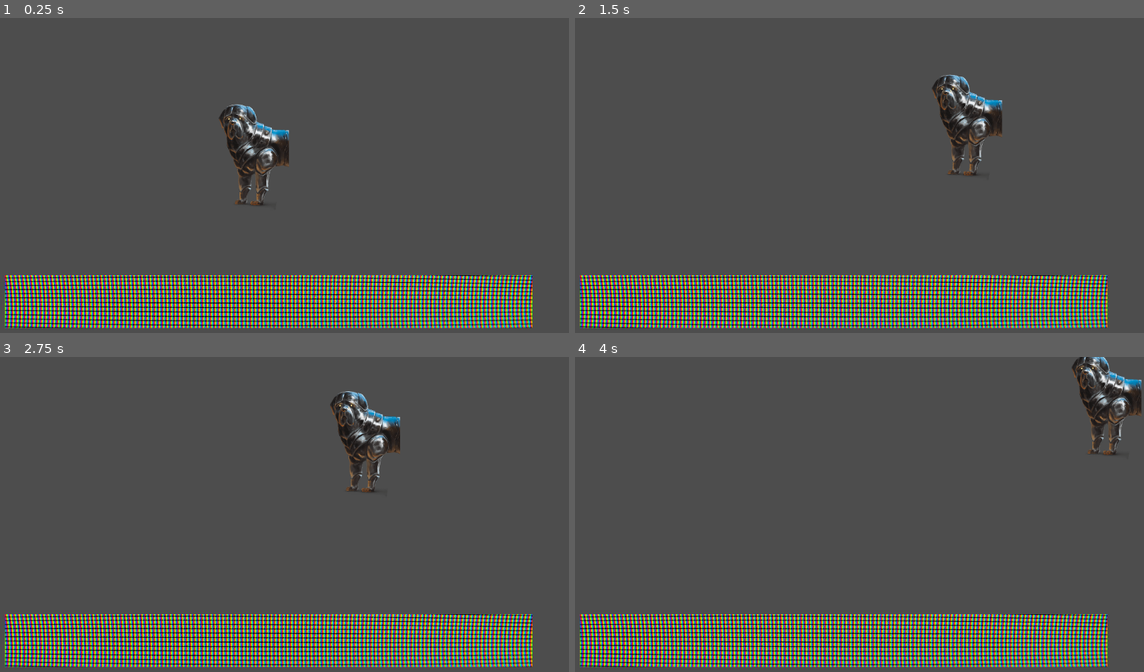
Above: before the commit, frames 1-4 (two rows, left to right).
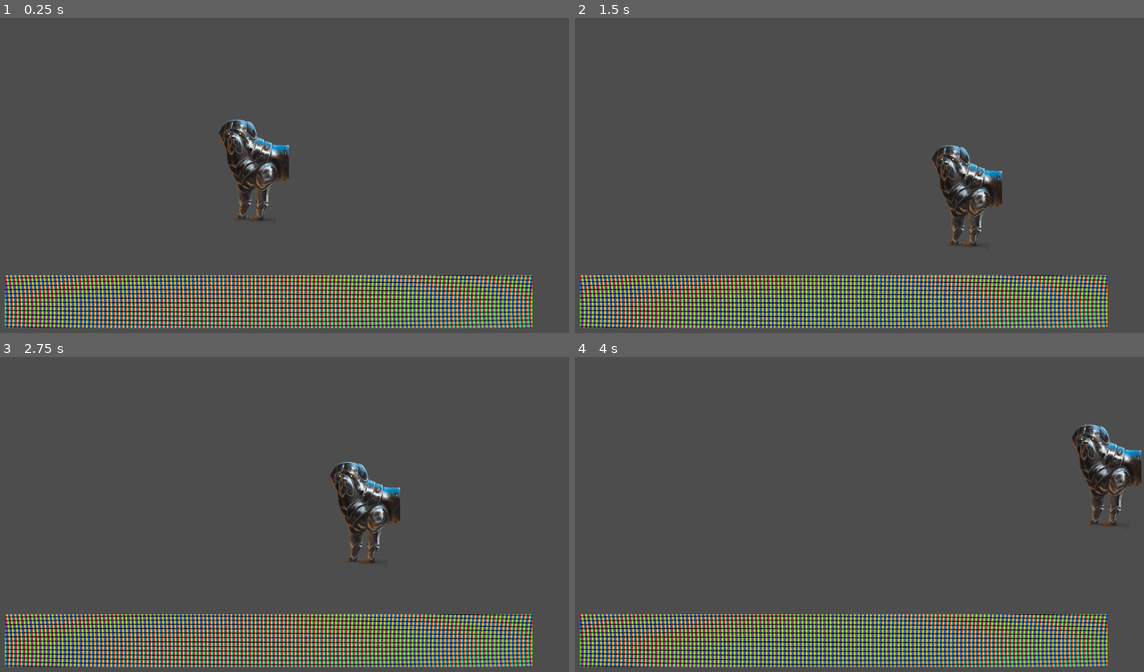
Above: after the commit, the same moments.

Repository: RowdyTS/Anxious-Architect
Game: Godot game, scene res://testscene.tscn
The game is run twice, just before and just after one commit, with the same random seed, the same clock (stepped at 60 frames per second) and the same inputs.
Inputs:
- Up to frame 1 (0.25 s): no input
- Up to frame 2 (1.5 s): hold D (right) from 0.53 s (still down); tap W (up) at 0.6, 0.77, 1.07, 1.35 s
- Up to frame 3 (2.75 s): tap W (up) at 1.52, 1.82, 2.1 s; release D (right) at 2.03 s; hold A (left) from 2.03 s (still down)
- Up to frame 4 (4 s): release A (left) at 2.78 s; hold D (right) from 2.78 s (still down); tap W (up) at 2.85, 3.02, 3.32, 3.6, 3.77 s

The runs differ from the first frame. In frame 1, 2.1% of the frame differs, in the area x 38-51%, y 27-65%; in frame 2, 3.4%; in frame 3, 3.4%, in the area x 58-71%, y 10-66%; in frame 4, 3.4%.

Commit message:
Update character_body_2d.gd
gravity sort of works, jumping is weird

Diff:
--- a/basic-frame/character_body_2d.gd
+++ b/basic-frame/character_body_2d.gd
@@ -4,15 +4,21 @@
 const SPEED = 300.0
 const JUMP_VELOCITY = -400.0
 
-func get_input():
-	var input_direction = Input.get_vector("left", "right", "up", "down")
-	velocity = input_direction * SPEED
-
 func _physics_process(delta: float) -> void:
 	# Add the gravity.
 	if not is_on_floor():
 		velocity += get_gravity() * delta
 
-	get_input()
+	# Handle jump.
+	if Input.is_action_just_pressed("up") and is_on_floor():
+		velocity.y = JUMP_VELOCITY
+
+	# Get the input direction and handle the movement/deceleration.
+	# As good practice, you should replace UI actions with custom gameplay actions.
+	var input_direction = Input.get_vector("left", "right", "up", "down")
+	if input_direction:
+		velocity = input_direction * SPEED
+	else:
+		velocity.x = move_toward(velocity.x, 0, SPEED)
 
 	move_and_slide()
